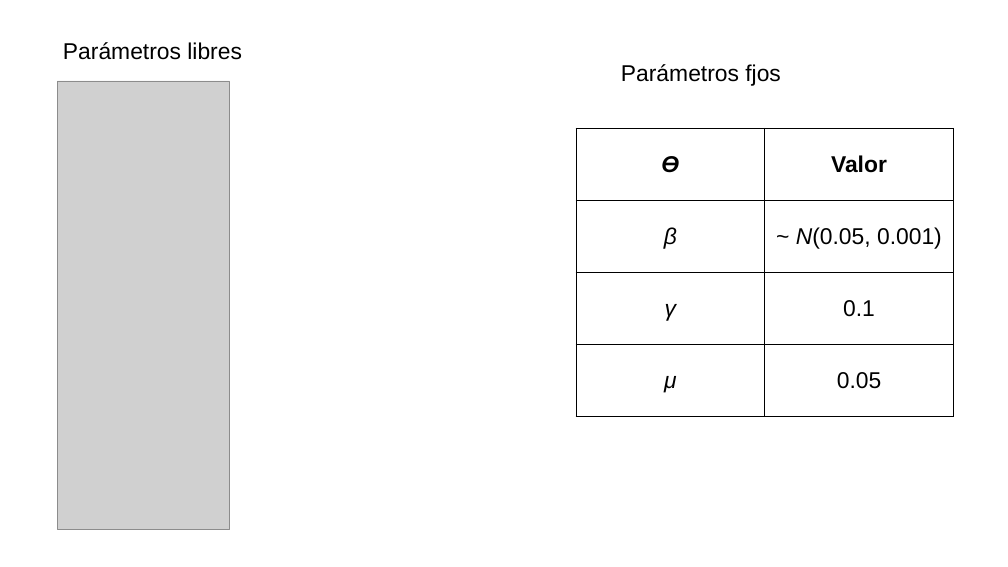
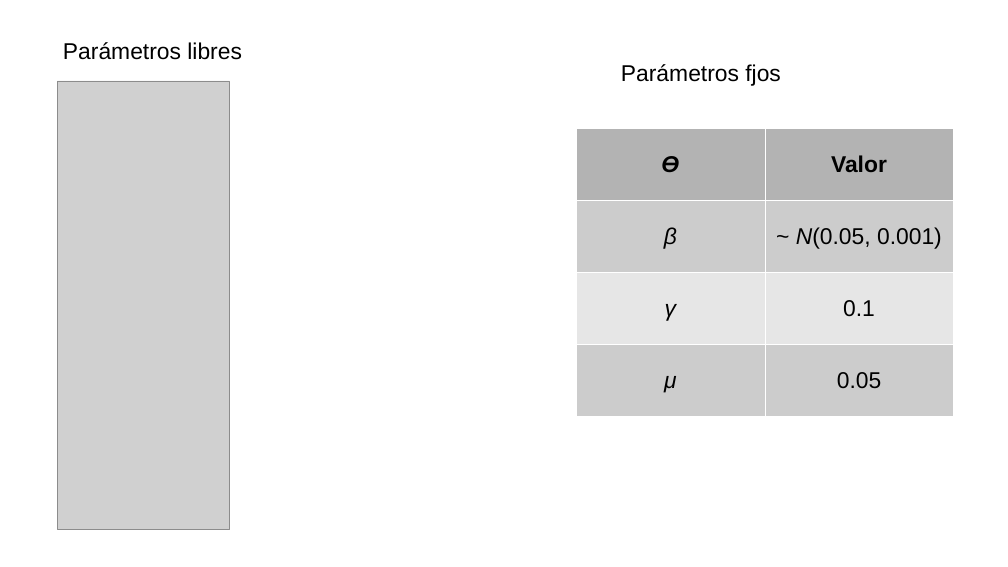
Before and after one commit to gerardommc/Ecologia-Teorica-II, a slide deck: slide 5 of Cambio-climatico/Escenarios.odp. Drawn at 1008x567 pixels with LibreOffice and Linux fonts; fonts in the diff are those of the drawing; grey boxes stand for pictures. Boxes give left, top, right and bottom in pixels: in the first picture for what was removed or moved away, otherwise in the second. Text is boxed around its words. In the diff, an @@ line names an element or a change of style, - is before the commit and + after.

```diff
--- a/Cambio-climatico/Escenarios.odp
+++ b/Cambio-climatico/Escenarios.odp
@@ table at (x1=576, y1=128, x2=953, y2=416) @@
@@ fill none to #B3B3B3 in row 1 @@
@@ fill none to #CCCCCC in 4 cells @@
@@ fill none to #E6E6E6 in row 3 @@
@@ borders changed @@
```
Also in this commit, not shown: 1 other slide changed, 1 slide added, 1 slide removed, 2 other files.
